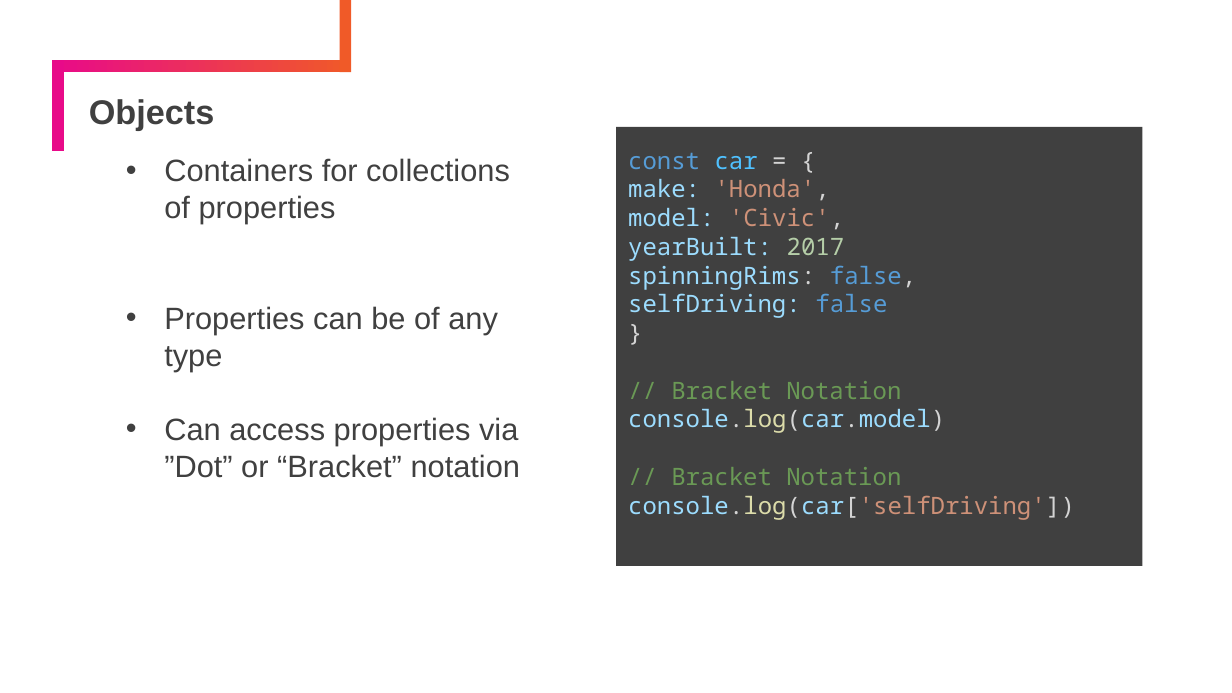
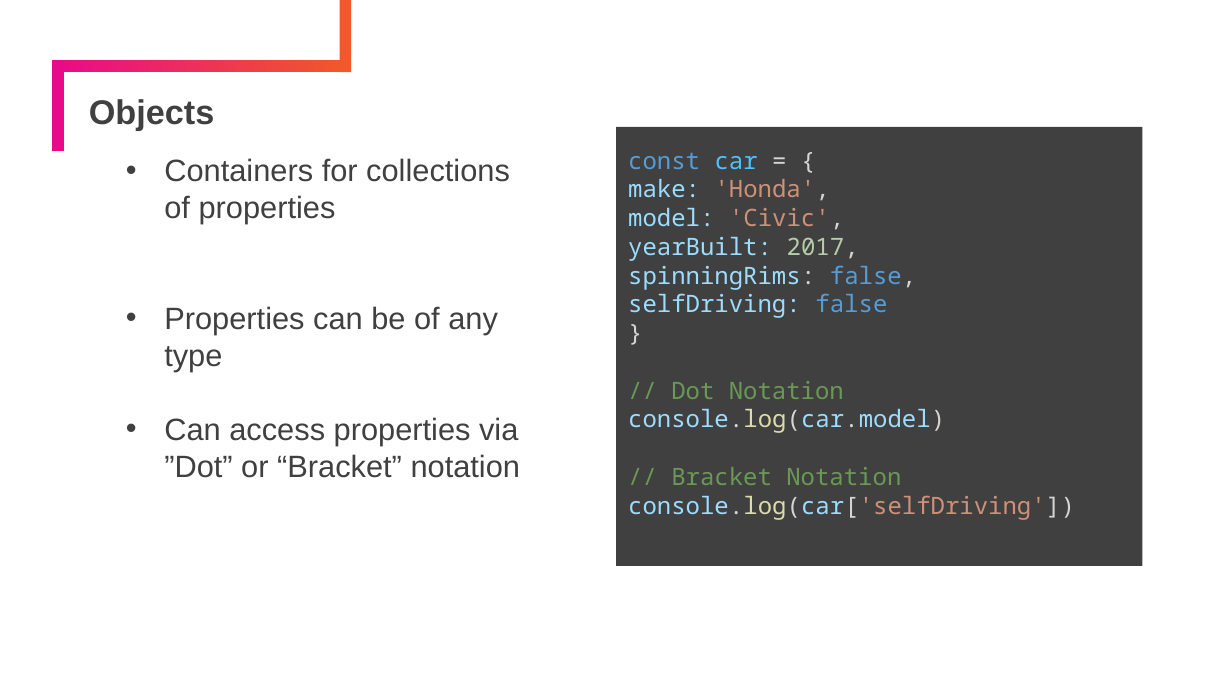
Before and after one commit to timmkellogg/ntrs-react-fundamentals, a slide deck: slide 11 of day-1/slides/ppt/JavaScript Review.pptx. Drawn at 1232x693 pixels with LibreOffice and Linux fonts; fonts in the diff are those of the drawing. Boxes give left, top, right and bottom in pixels: in the first picture for what was removed or moved away, otherwise in the second. Text is boxed around its words. In the diff, an @@ line names an element or a change of style, - is before the commit and + after.

Commit message:
fix slide typos

```diff
--- a/day-1/slides/ppt/JavaScript Review.pptx
+++ b/day-1/slides/ppt/JavaScript Review.pptx
@@ text in rectangle at [628, 237, 859, 261]: text changed @@
-yearBuilt: 2017
+yearBuilt: 2017,
@@ text in rectangle at [671, 381, 844, 399]: text changed @@
-// Bracket Notation
+// Dot Notation
```
Also in this commit, not shown: 2 other slides changed, 1 other file.
